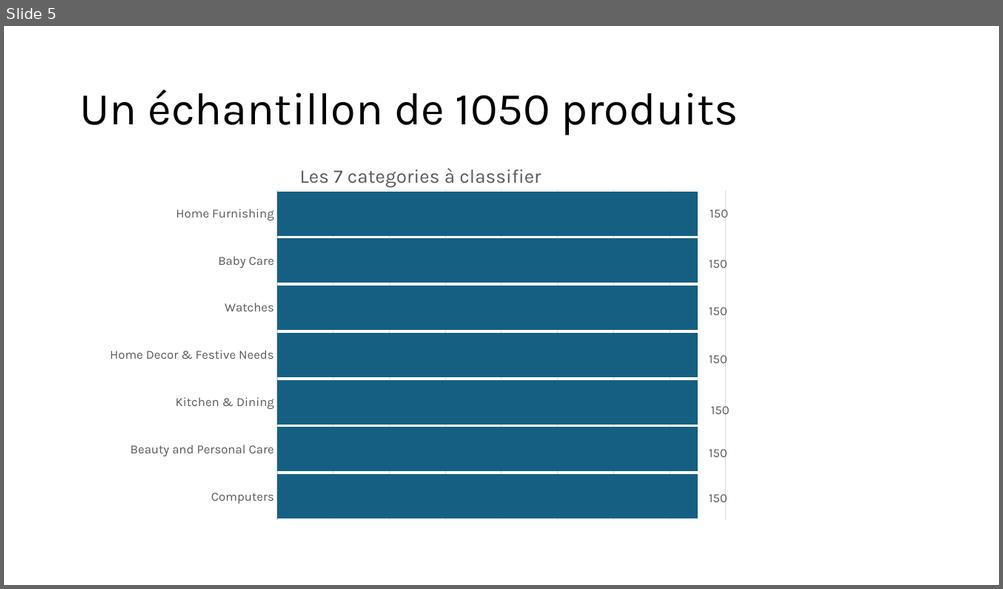
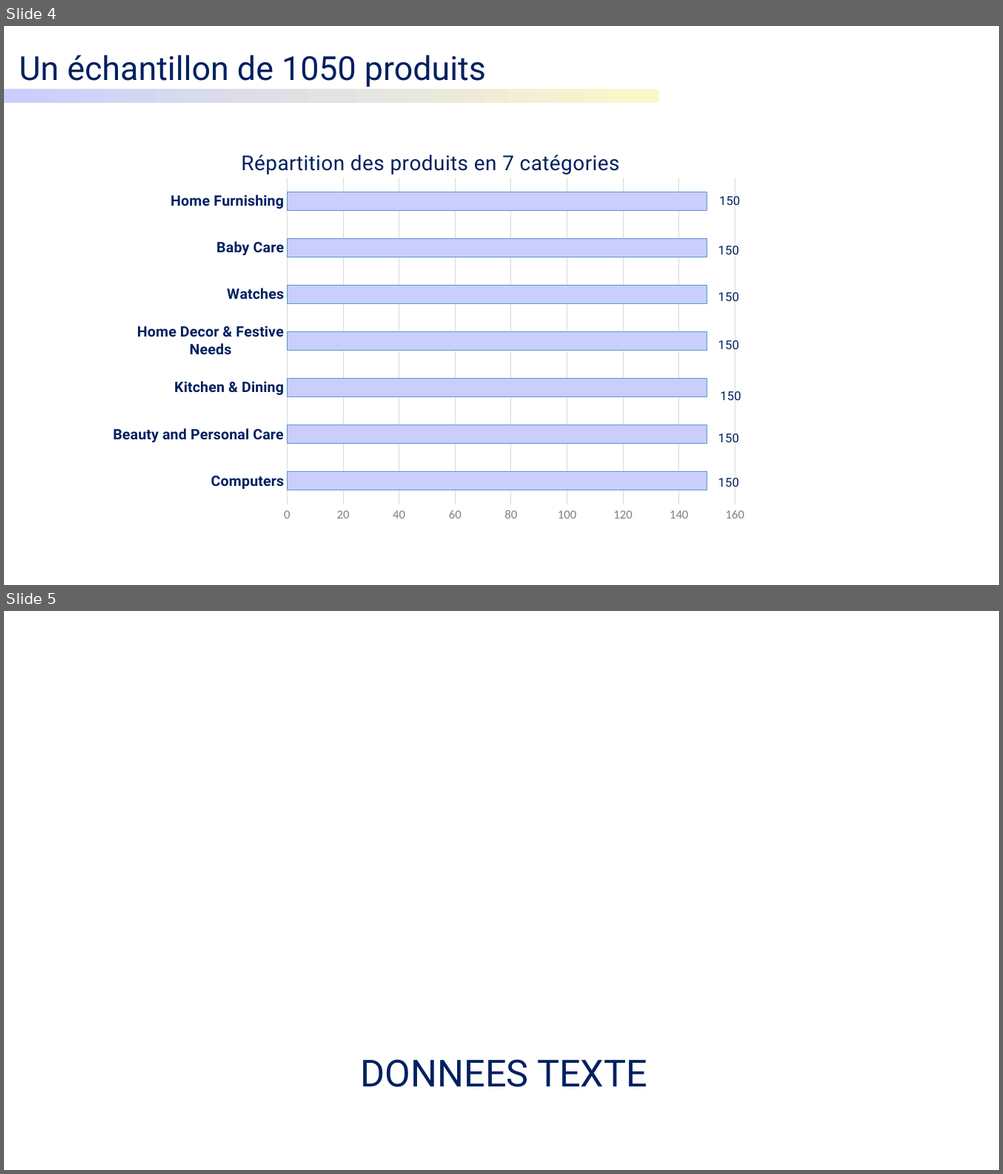
Before and after one commit to Hedredo/oc_projet_6, a slide deck: 5_presentation_072024.pptx. Shown one above the other, each under a label of ours: slide 5 before the commit, slides 4 and 5 after it. The pictures are 1003x589 and 1003x1174 pixels, drawn with LibreOffice and Linux fonts; fonts in the diff are those of the drawing; background and template pictures are left out. Boxes give left, top, right and bottom in pixels: in the first picture for what was removed or moved away, otherwise in the second. Text is boxed around its words. In the diff, an @@ line names an element or a change of style, - is before the commit and + after.

```diff
--- a/5_presentation_072024.pptx
+++ b/5_presentation_072024.pptx
@@ slide 5 added at bbox=[4, 611, 999, 1170], background picture (left out) @@
@@ rectangle added at bbox=[4, 1045, 999, 1105], fill #FFFFFF at 93% opacity @@
@@ line added from (4, 1039) to (999, 1039), #FFFFFF 3.25 pt @@
@@ text added at bbox=[361, 1059, 647, 1088], 36 pt, text #002060 @@
+DONNEES TEXTE
@@ line added from (4, 1112) to (999, 1112), #FFFFFF 3.25 pt @@
@@ what was slide 5 is now slide 4 @@
@@ slide 4 changed as well @@
@@ text "Un échantillon de 1050 produits": place and size @@
-text "Un échantillon de 1050 produits" at bbox=[79, 90, 738, 136]
+text "Un échantillon de 1050 produits" at bbox=[19, 55, 486, 87]
@@ text "Un échantillon de 1050 produits" at bbox=[19, 55, 486, 87]: size 44 to 32 pt, font Karla to Roboto, text colour #000000 to #002060; line spacing 0.9 to 1; vertical alignment middle to top @@
@@ rounded rectangle added at bbox=[4, 90, 659, 103], fill gradient #FCF7C9 to #E3E3E3 to #C9CEFC @@
@@ bar chart at bbox=[113, 136, 747, 522] @@
@@ title "Les 7 categories à classifier " to "Répartition des produits en 7 catégories " @@
@@ colour of Series 1 #156082 to #C9CEFC @@
@@ data labels of Series 1 changed @@
@@ category axis changed @@
@@ value axis changed @@
@@ bar spacing changed @@
@@ lettering changed @@
@@ bar chart: place and size @@
-bar chart at bbox=[104, 147, 738, 534]
+bar chart at bbox=[113, 136, 747, 522]
```
Also in this commit, not shown: 2 other slides changed, 21 other slides added, 18 slides removed, 14 other files.
